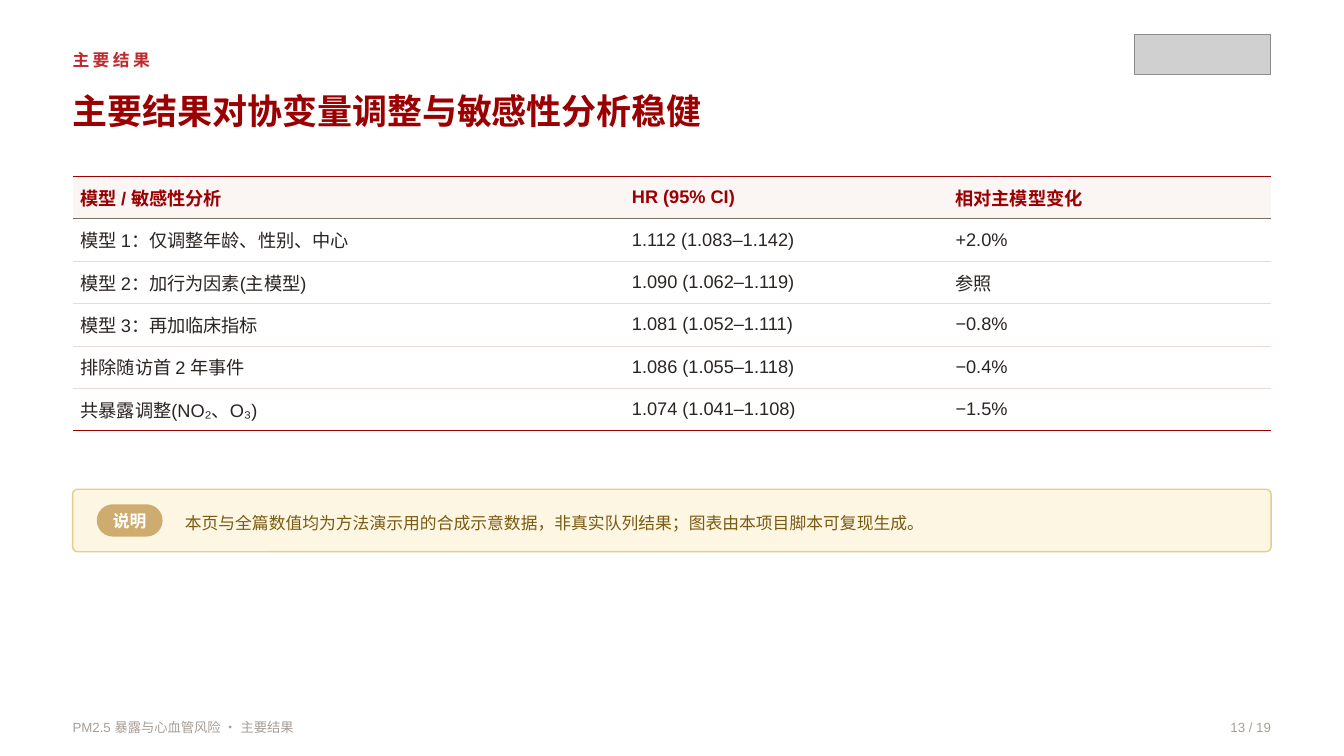
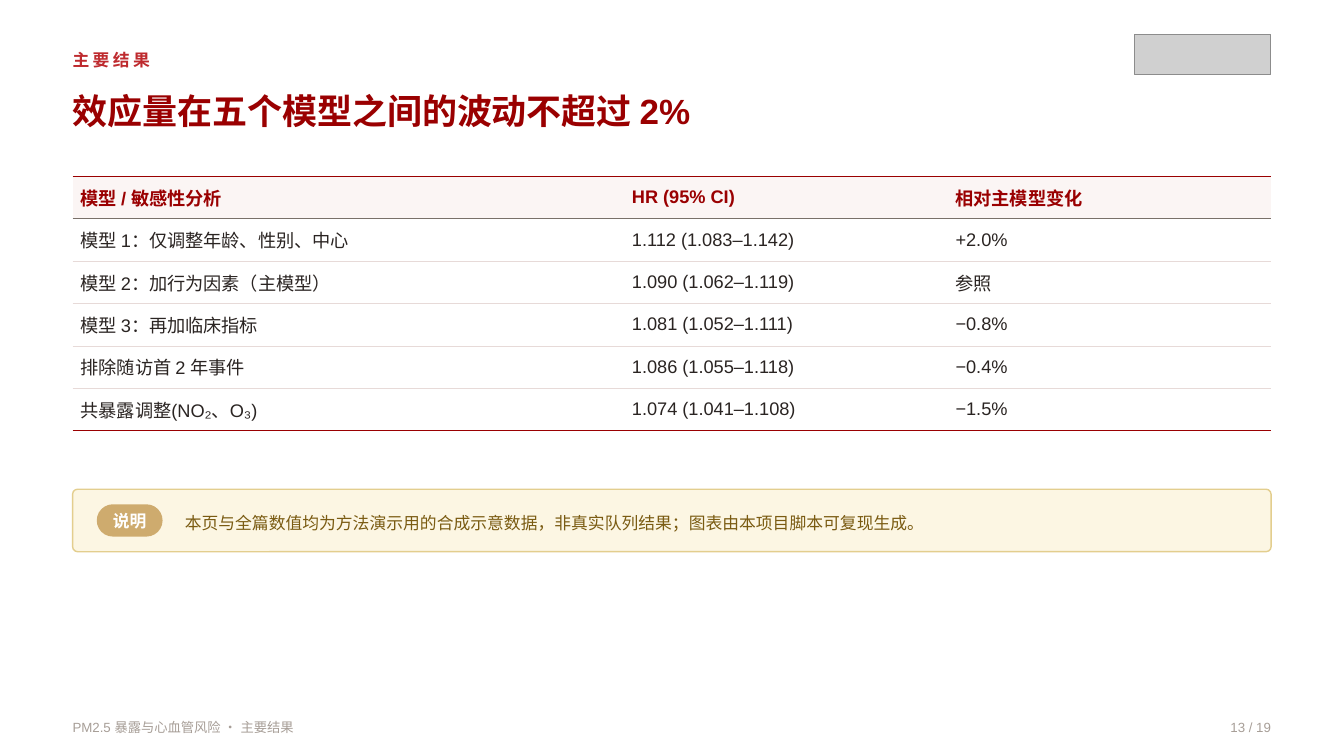
Before and after one commit to qingguang0309/academic-skills, a slide deck: slide 13 of examples/pm25-defense-slides/pm25_defense.pptx. Drawn at 1344x756 pixels with LibreOffice and Linux fonts; fonts in the diff are those of the drawing; grey boxes stand for pictures. Boxes give left, top, right and bottom in pixels: in the first picture for what was removed or moved away, otherwise in the second. Text is boxed around its words. In the diff, an @@ line names an element or a change of style, - is before the commit and + after.

```diff
--- a/examples/pm25-defense-slides/pm25_defense.pptx
+++ b/examples/pm25-defense-slides/pm25_defense.pptx
@@ text at (73,94,691,128): text changed @@
-主要结果对协变量调整与敏感性分析稳健
+效应量在五个模型之间的波动不超过 2%
@@ table at (73,176,1271,425) @@
-row 3, column 1: 模型 2：加行为因素(主模型)
+row 3, column 1: 模型 2：加行为因素（主模型）
```
Also in this commit, not shown: 9 other slides changed, 5 other files.
